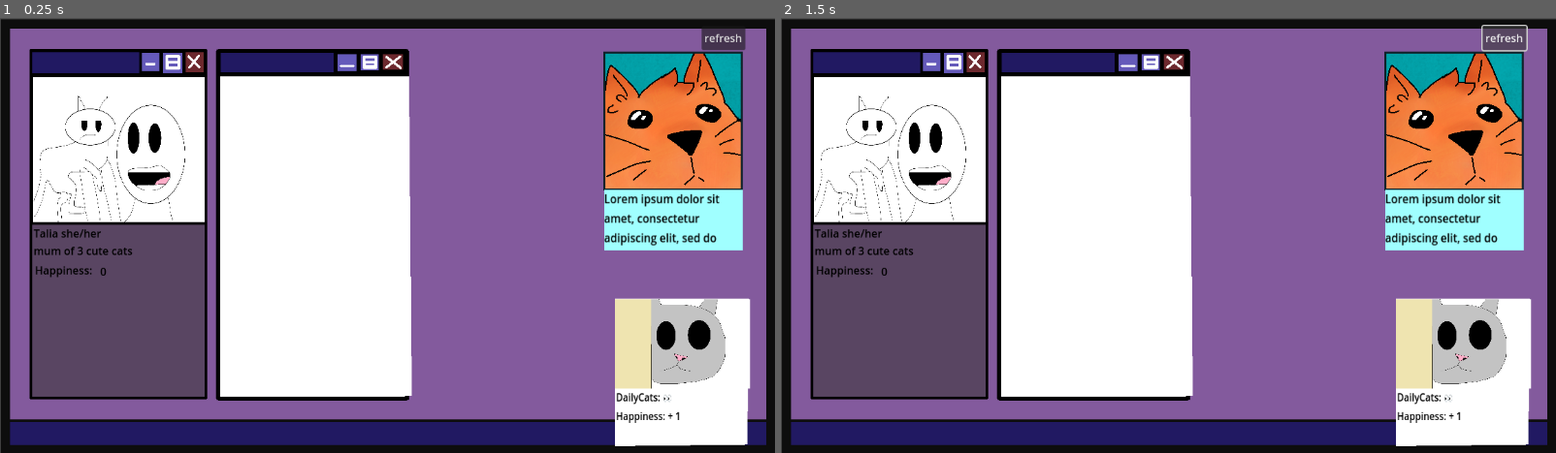
Above: before the commit, frames 1-2 (left to right).
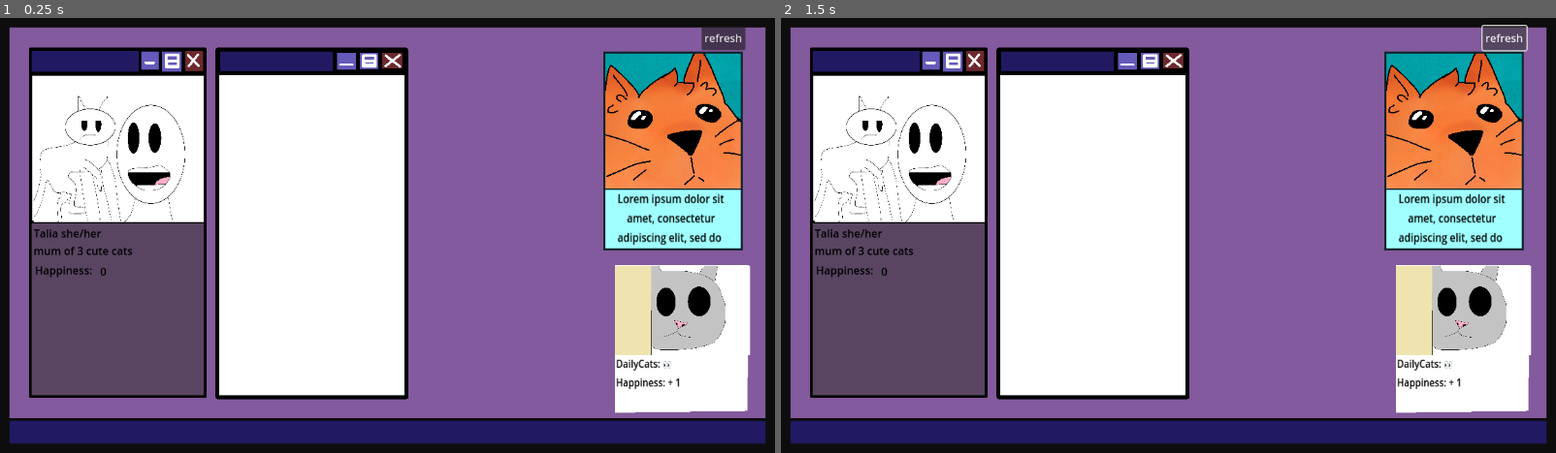
Above: after the commit, the same moments.

Repository: Wilvy10/Bonk
Game: Godot game, scene res://scenes/main_game.tscn
The game is run twice, just before and just after one commit, with the same random seed, the same clock (stepped at 60 frames per second) and the same inputs. This scene is started directly instead of the project's main scene.
Inputs:
- Up to frame 1 (0.25 s): no input
- Up to frame 2 (1.5 s): click "refresh" at 0.5 s; click "refresh" at 1.25 s

The runs differ from the first frame. In frame 1, 10% of the frame differs, in the area x 0-100%, y 0-100%; in frame 2, 10%.

Commit message:
added hole for the background

Diff:
--- a/sbgj-bonk(unnamed-project)/prefabs/stare_post.tscn
+++ b/sbgj-bonk(unnamed-project)/prefabs/stare_post.tscn
@@ -16,21 +16,31 @@
 script = ExtResource("3_oiy08")
 
 [node name="ColorRect" type="ColorRect" parent="."]
-offset_left = -102.5
-offset_top = 55.500015
-offset_right = 101.5
-offset_bottom = 136.5
-scale = Vector2(1.0117038, 1.1164016)
+offset_left = -103.00001
+offset_top = 56.0
+offset_right = 100.99999
+offset_bottom = 136.99998
+scale = Vector2(1.0145473, 1.1074551)
+color = Color(0.05882353, 0.13333334, 0.16470589, 1)
+
+[node name="ColorRect" type="ColorRect" parent="ColorRect"]
+layout_mode = 0
+offset_left = 2.9569926
+offset_right = 42.956993
+offset_bottom = 40.0
+scale = Vector2(4.9446335, 1.9581653)
 color = Color(0.627451, 1, 1, 1)
 
 [node name="flavourText" type="Label" parent="ColorRect"]
 layout_mode = 0
-offset_left = -2.8252602e-05
-offset_top = -1.5258789e-05
-offset_right = 204.99997
-offset_bottom = 109.999985
+offset_left = 5.4363785
+offset_top = 0.4478531
+offset_right = 210.43637
+offset_bottom = 110.44785
+scale = Vector2(0.9209255, 1)
 theme_override_colors/font_color = Color(0, 0, 0, 1)
 text = "Lorem ipsum dolor sit amet, consectetur adipiscing elit, sed do "
+horizontal_alignment = 1
 autowrap_mode = 2
 
 [node name="Button" type="Button" parent="."]
@@ -42,6 +52,7 @@
 scale = Vector2(26.000011, 37.05496)
 
 [node name="Area2D" type="Area2D" parent="."]
+visible = false
 position = Vector2(-72, -142)
 scale = Vector2(4.92, 1)
 collision_layer = 0
@@ -51,7 +62,11 @@
 scale = Vector2(2.1872756, 15.074606)
 shape = SubResource("RectangleShape2D_tc63t")
 
+[node name="Timer" type="Timer" parent="."]
+wait_time = 0.5
+
 [connection signal="button_down" from="Button" to="." method="_on_button_button_down"]
 [connection signal="button_up" from="Button" to="." method="_on_button_button_up"]
 [connection signal="area_entered" from="Area2D" to="." method="_on_area_2d_area_entered"]
 [connection signal="area_exited" from="Area2D" to="." method="_on_area_2d_area_exited"]
+[connection signal="timeout" from="Timer" to="." method="_on_timer_timeout"]
--- a/sbgj-bonk(unnamed-project)/scenes/main_game.tscn
+++ b/sbgj-bonk(unnamed-project)/scenes/main_game.tscn
@@ -5,10 +5,10 @@
 [ext_resource type="Script" uid="uid://bvjf2gjqce04" path="res://scripts/user.gd" id="1_ygxny"]
 [ext_resource type="Script" uid="uid://d0yl56gloome3" path="res://scripts/post.gd" id="2_0rdsr"]
 [ext_resource type="Texture2D" uid="uid://bda80tuytu1iq" path="res://images/Background and UI/desktop_background_2.png" id="2_5cypo"]
-[ext_resource type="Texture2D" uid="uid://c4nbc84tdhl3i" path="res://images/Background and UI/desktop_background.png" id="2_nqdth"]
 [ext_resource type="Script" uid="uid://bt05dq5eiet1v" path="res://scripts/happiness_meter.gd" id="2_wi4c7"]
 [ext_resource type="Texture2D" uid="uid://bov0ajova0mav" path="res://images/Post Icons/peeking_cat.png" id="3_ipu61"]
 [ext_resource type="Script" uid="uid://dpjsttnwfnlcc" path="res://scripts/drop_box.gd" id="4_0rdsr"]
+[ext_resource type="Texture2D" uid="uid://c1d6nbupbwust" path="res://images/Background and UI/desktop_background_hole.png" id="4_o6v7o"]
 [ext_resource type="Script" uid="uid://b3nj8wxf7wwnl" path="res://scripts/generator.gd" id="5_ipu61"]
 [ext_resource type="AudioStream" uid="uid://dea6wmbrrbqf1" path="res://sounds/notification.mp3" id="11_5cypo"]
 
@@ -18,13 +18,13 @@
 script = ExtResource("1_wi4c7")
 
 [node name="DesktopBackground2" type="Sprite2D" parent="."]
-position = Vector2(577, 326)
+z_index = -2
+position = Vector2(576, 324)
 texture = ExtResource("2_5cypo")
 
-[node name="DesktopBackground" type="Sprite2D" parent="."]
-visible = false
+[node name="DesktopBackgroundHole" type="Sprite2D" parent="."]
 position = Vector2(576, 324)
-texture = ExtResource("2_nqdth")
+texture = ExtResource("4_o6v7o")
 
 [node name="user" type="Node" parent="."]
 script = ExtResource("1_ygxny")
@@ -132,12 +132,15 @@
 metadata/_edit_use_anchors_ = true
 
 [node name="drop box" type="Polygon2D" parent="."]
-position = Vector2(75, 30)
+position = Vector2(192, 113)
+scale = Vector2(0.7200015, 0.7411432)
+color = Color(1, 1, 1, 0)
 polygon = PackedVector2Array(273, 57, 533, 57, 537, 533, 271, 531)
 script = ExtResource("4_0rdsr")
 
 [node name="Area2D" type="Area2D" parent="drop box"]
-position = Vector2(12, 14)
+position = Vector2(-149.9997, -106.59208)
+scale = Vector2(1.3888901, 1.3963526)
 collision_mask = 2
 priority = 1
 
@@ -152,6 +155,7 @@
 shape = SubResource("RectangleShape2D_70vka")
 
 [node name="postGenerator" type="Node2D" parent="."]
+z_index = 1
 script = ExtResource("5_ipu61")
 
 [node name="refresh_button" type="Button" parent="."]
--- a/sbgj-bonk(unnamed-project)/scripts/drop_box.gd
+++ b/sbgj-bonk(unnamed-project)/scripts/drop_box.gd
@@ -1,7 +1,7 @@
 extends Polygon2D
 var dropposition = Vector2(-12.0,-14.0)
 #var location1 = [Vector2(420,150),false]
-var location2 = [Vector2(450,350),false]
+var location2 = [Vector2(463,350),false]
 #var locations = [location1,location2]
 #locations[0][1] would be location1 false
 # Called when the node enters the scene tree for the first time.
--- a/sbgj-bonk(unnamed-project)/scripts/generator.gd
+++ b/sbgj-bonk(unnamed-project)/scripts/generator.gd
@@ -2,7 +2,7 @@
 #instance object post with value of random (0 to final post)
 #have list of posts to pull from
 
-var locations = [Vector2(1000,200),Vector2(1000,500)]
+var locations = [Vector2(1000,200),Vector2(1000,450)]
 var post_0 = [preload("res://prefabs/peeking_cat_post.tscn"),false]
 var post_1 = [preload("res://prefabs/stare_post.tscn"),false]
 var user = 1
@@ -24,7 +24,7 @@
 		if postNum < 0:
 			postNum = 0
 		postNum = retrieveAvailablePost(catPosts,postNum)
-		print(postNum)
+		#print(postNum)
 		if postNum != null:
 			var postInstance = catPosts[postNum][0].instantiate()
 			add_child(postInstance)
@@ -43,3 +43,7 @@
 		elif(i == item):
 			return item
 	return null
+
+func resetAvailablePosts(list:Array):
+	for i in list.size():
+		list[i][1] = false
--- a/sbgj-bonk(unnamed-project)/scripts/menu.gd
+++ b/sbgj-bonk(unnamed-project)/scripts/menu.gd
@@ -1,5 +1,5 @@
 extends Control
-@onready var delay_timer: Timer = $DelayTimer
+#@onready var delay_timer: Timer = $DelayTimer
 
 # Called when the node enters the scene tree for the first time.
 func _ready() -> void:
--- a/sbgj-bonk(unnamed-project)/scripts/post.gd
+++ b/sbgj-bonk(unnamed-project)/scripts/post.gd
@@ -9,29 +9,38 @@
 var onFeed = false
 var dropBox = Node
 var dropBoxLocation = Vector2(0,0)
+var sfx_notif = Node2D
+var timing = false
 
 func _init():
 	#spawn at appropriate place
-	print($sfx_notif)
+	#print(sfx_notif)
 	startPosition = position
 	print(startPosition)
 
 
 func _process(delta):
 	if onFeed:
-		if global_position.y < dropBoxLocation.y:
+		if global_position.y < dropBoxLocation.y + 50:
 
-			var movement = transform.y * (dropBoxLocation.y - global_position.y) / 5 * delta
-			if movement.length() < 10:
-				movement = movement.limit_length() * 10
-			transform.origin += movement
-			if global_position.y > dropBoxLocation.y:
-				global_position.y = dropBoxLocation.y
-		#after timer
-		#queue_free
-		#get_node("..").SelectPost
+			var movement = (dropBoxLocation.y + 50 - global_position.y ) * 10 * delta
+			if movement > 50:
+				movement = 50
+			if movement < 0.5:
+				movement = 0.5
+			global_position.y += movement
+			if global_position.y > dropBoxLocation.y + 50:
+				global_position.y = dropBoxLocation.y + 50
+		elif (!timing):
+
+			get_node("Timer").start()
+			timing = true
+			print("timer set")
+
 	if dragging:
 		position = get_global_mouse_position() - _offset
+
+
 
 
 func setStartPosition(location:Vector2 ):
@@ -43,6 +52,7 @@
 	var refreshButton = get_node("/root/Node2D/refresh_button")
 	refreshButton.button_up.connect(onRefresh)
 	dropBox = get_node("/root/Node2D/drop box")
+	sfx_notif = get_node("/root/Node2D/sfx_notif")
 
 func _on_button_button_down() -> void:
 	if !onFeed:
@@ -71,15 +81,16 @@
 		if (dropBox.checkFull()):
 			#feed is ready to be sent
 			#dropBox.releasePostLocation(dropBoxLocation)
-			print($sfx_notif)
-			if $sfx_notif:
-				$sfx_notif.play()
+			print(sfx_notif)
+			if sfx_notif:
+				sfx_notif.play()
 			else:
 				print("Sound effect not assigned")
 			get_node("/root/Node2D/user/happiness meter").AddHappiness(happiness)
 			selected = false
 			onFeed = true
-			transform.origin -= transform.y * 300
+			transform.origin -= transform.y * 500
+			set_z_index(-2)
 
 
 
@@ -103,3 +114,11 @@
 
 func set_happiness(_happiness):
 	happiness = _happiness
+
+
+func _on_timer_timeout() -> void:
+	#after timer
+	print("timer finished")
+
+	get_node("..").SelectPost()
+	queue_free()
Binary file added: sbgj-bonk(unnamed-project)/images/Background and UI/desktop_background_hole.png
Not shown, added: sbgj-bonk(unnamed-project)/images/Background and UI/desktop_background_hole.png.import
Not shown, added: sbgj-bonk(unnamed-project)/scenes/desktop background 1.kpp
